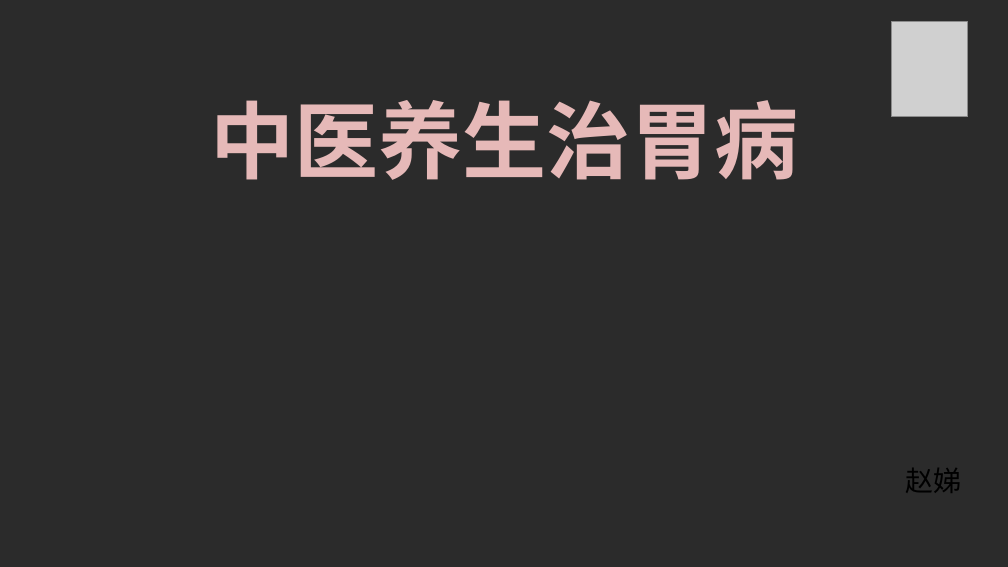
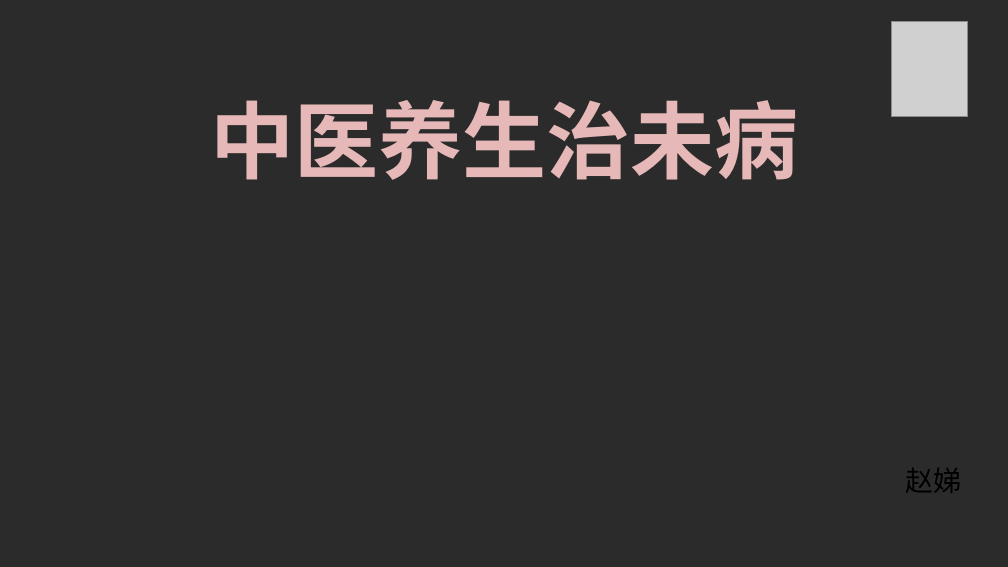
Before and after one commit to sdaulldd/PersonalWork, a slide deck: slide 1 of Document/中国风ppt模板-中医营养.pptx. Drawn at 1008x567 pixels with LibreOffice and Linux fonts; fonts in the diff are those of the drawing; grey boxes stand for pictures; background and template pictures are left out; a plain dark background stands for a picture behind light text. Boxes give left, top, right and bottom in pixels: in the first picture for what was removed or moved away, otherwise in the second. Text is boxed around its words. In the diff, an @@ line names an element or a change of style, - is before the commit and + after.

```diff
--- a/Document/中国风ppt模板-中医营养.pptx
+++ b/Document/中国风ppt模板-中医营养.pptx
@@ title at (210, 100, 798, 180): text changed @@
-中医养生治胃病
+中医养生治未病
```
Also in this commit, not shown: 1 other slide changed, 4 slides added, 2 slides removed.
